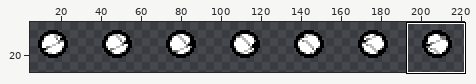
Edited in one commit: sprite sheet (resources/gfx/projectiles/webbedcreepshot.png). The picture above shows the old version from afar; the outline marks the close-up.
Close-up. The starting point:
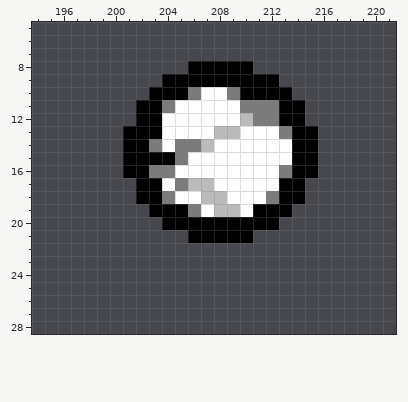
The file is 224x32 pixels. Shown: x 194..221, y 5..28. The wide view leaves out empty margins. The commit also changed other parts of the picture, which this record leaves out.
After:
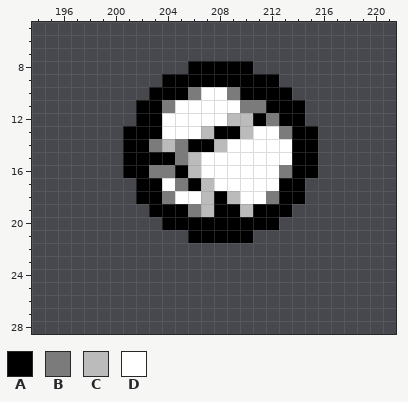
Palette (. is transparent): A #000000  B #7b7b7b  C #bbbbbb  D #ffffff
Difference:
y 11: x 212 B -> A
y 12: x 209 D -> C; x 211 B -> A
y 13: x 207..210 DCCD -> CAAC
y 14: x 204 D -> C; x 206..208 BCD -> AAC
y 15: x 206 D -> C
y 16: x 205..206 DD -> AC
y 17: x 206 C -> A
y 18: x 208..209 CD -> AC
y 19: x 207..210 DCCD -> CAAC
